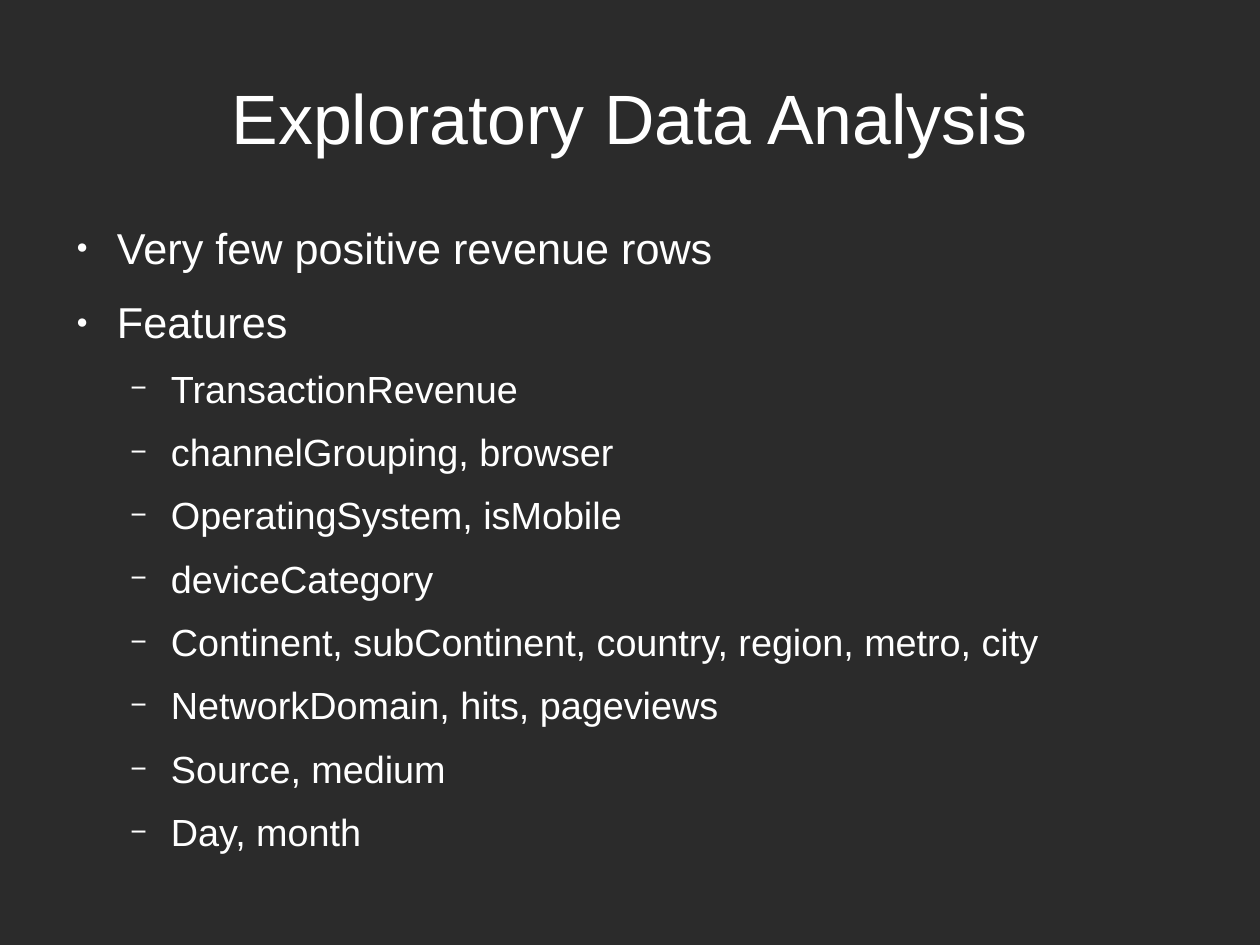
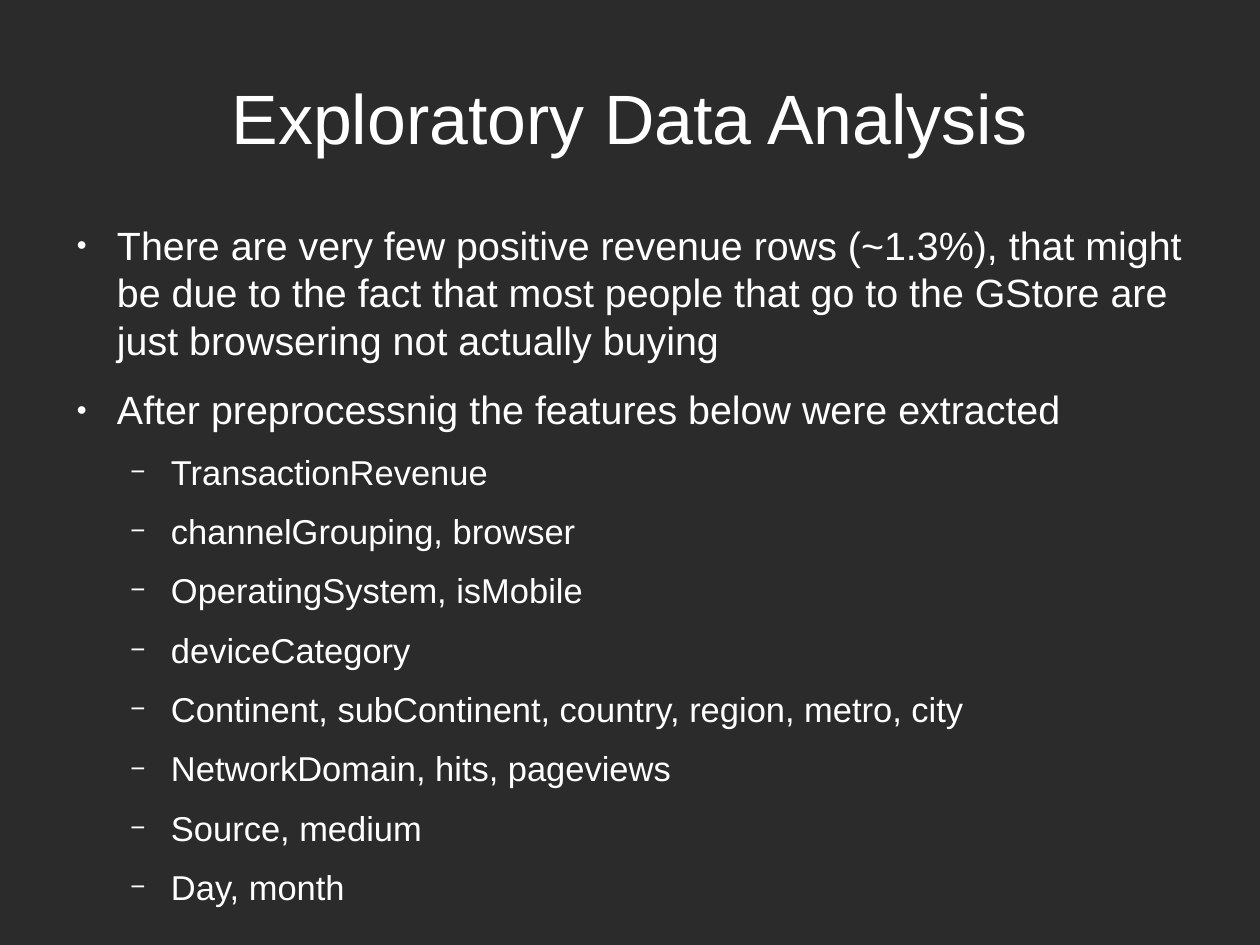
Before and after one commit to ksooklall/CUNY-SPS-Masters-DS, a slide deck: slide 4 of DATA_621/final/gstore_presentation.odp. Drawn at 1260x945 pixels with LibreOffice and Linux fonts; fonts in the diff are those of the drawing; background and template pictures are left out; a plain dark background stands for a picture behind light text. Boxes give left, top, right and bottom in pixels: in the first picture for what was removed or moved away, otherwise in the second. Text is boxed around its words. In the diff, an @@ line names an element or a change of style, - is before the commit and + after.

```diff
--- a/DATA_621/final/gstore_presentation.odp
+++ b/DATA_621/final/gstore_presentation.odp
@@ text at bbox=[117, 231, 1181, 432]: text changed; size 27.2 to 24.8 pt @@
-● Very few positive revenue rows
-● Features
+● There are very few positive revenue rows (~1.3%), that might be due to the fact that most people that go to the GStore are just browsering not actually buying
+● After preprocessnig the features below were extracted
@@ text at bbox=[171, 460, 963, 788]: size 23.8 to 21.7 pt in "TransactionRevenue", "channelGrouping, browser", "OperatingSystem, isMobile", "deviceCategory" and 4 more places @@
```
Also in this commit, not shown: 2 other slides changed, 1 slide added, 1 slide removed, 22 other files.
